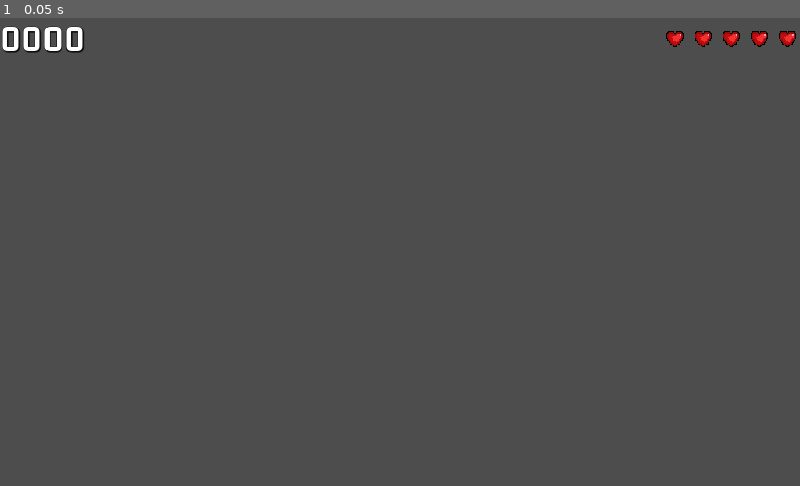
Above: before the commit, frame 1.
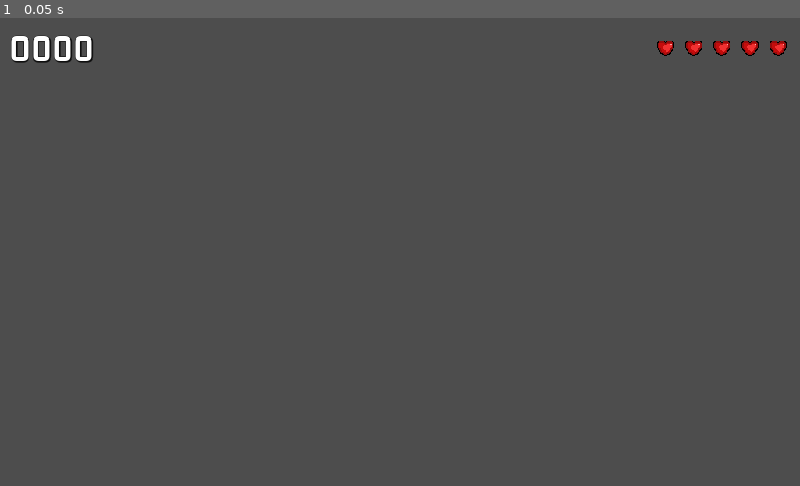
Above: after the commit, the same moment.

Repository: leobewater/godot-foxy-antics
Game: Godot game, scene res://hud/hud.tscn
Same seed, same stepped clock (60 frames per second), same inputs: the game is played once before the commit and once after it. The project has no main scene, so this scene is started directly.
Inputs:
- Up to frame 1 (0.05 s): no input

The runs differ from the first frame. In frame 1, 1.1% of the frame differs, in the area x 0-100%, y 1-10%.

Commit message:
add level complete and game over layers

Diff:
--- /dev/null
+++ b/assets/LG_24_Subtitle.tres
@@ -0,0 +1,10 @@
+[gd_resource type="LabelSettings" load_steps=2 format=3 uid="uid://og1n1yypqcdy"]
+
+[ext_resource type="FontFile" uid="uid://dg5dsdpk2g3ol" path="res://assets/fonts/LuckiestGuy-Regular.ttf" id="1_b32s4"]
+
+[resource]
+font = ExtResource("1_b32s4")
+font_size = 24
+font_color = Color(0.631373, 0.854902, 0.996078, 1)
+outline_size = 2
+outline_color = Color(0.027451, 0.917647, 0.564706, 1)
--- /dev/null
+++ b/assets/LG_64_Title.tres
@@ -0,0 +1,10 @@
+[gd_resource type="LabelSettings" load_steps=2 format=3 uid="uid://crir1ufm6vpip"]
+
+[ext_resource type="FontFile" uid="uid://dg5dsdpk2g3ol" path="res://assets/fonts/LuckiestGuy-Regular.ttf" id="1_ayiv2"]
+
+[resource]
+font = ExtResource("1_ayiv2")
+font_size = 64
+font_color = Color(0.105882, 0.52549, 0.894118, 1)
+outline_size = 2
+outline_color = Color(0.027451, 0.917647, 0.564706, 1)
--- a/hud/hud.tscn
+++ b/hud/hud.tscn
@@ -1,7 +1,9 @@
-[gd_scene load_steps=3 format=3 uid="uid://bb6m0igyhgcko"]
+[gd_scene load_steps=5 format=3 uid="uid://bb6m0igyhgcko"]
 
 [ext_resource type="LabelSettings" uid="uid://ltfl5ex1wvc0" path="res://assets/GL_48_White.tres" id="1_gjql7"]
 [ext_resource type="Texture2D" uid="uid://ugaqpnpkijla" path="res://assets/items/pixel heart 2.png" id="2_jenyn"]
+[ext_resource type="LabelSettings" uid="uid://crir1ufm6vpip" path="res://assets/LG_64_Title.tres" id="3_4sd21"]
+[ext_resource type="LabelSettings" uid="uid://og1n1yypqcdy" path="res://assets/LG_24_Subtitle.tres" id="4_kk84u"]
 
 [node name="HUD" type="Control"]
 layout_mode = 3
@@ -18,6 +20,10 @@
 anchor_bottom = 1.0
 grow_horizontal = 2
 grow_vertical = 2
+theme_override_constants/margin_left = 12
+theme_override_constants/margin_top = 12
+theme_override_constants/margin_right = 12
+theme_override_constants/margin_bottom = 12
 
 [node name="HBox" type="HBoxContainer" parent="MC"]
 layout_mode = 2
@@ -28,6 +34,7 @@
 size_flags_horizontal = 3
 text = "0000"
 label_settings = ExtResource("1_gjql7")
+vertical_alignment = 1
 
 [node name="HBox" type="HBoxContainer" parent="MC/HBox"]
 layout_mode = 2
@@ -56,3 +63,71 @@
 layout_mode = 2
 texture = ExtResource("2_jenyn")
 stretch_mode = 5
+
+[node name="ColorRect" type="ColorRect" parent="."]
+visible = false
+layout_mode = 1
+anchors_preset = 15
+anchor_right = 1.0
+anchor_bottom = 1.0
+grow_horizontal = 2
+grow_vertical = 2
+color = Color(0, 0.00392157, 0.0980392, 0.752941)
+
+[node name="VB_LevelComplete" type="VBoxContainer" parent="ColorRect"]
+visible = false
+layout_mode = 1
+anchors_preset = 8
+anchor_left = 0.5
+anchor_top = 0.5
+anchor_right = 0.5
+anchor_bottom = 0.5
+offset_left = -20.0
+offset_top = -20.0
+offset_right = 20.0
+offset_bottom = 20.0
+grow_horizontal = 2
+grow_vertical = 2
+
+[node name="Label" type="Label" parent="ColorRect/VB_LevelComplete"]
+layout_mode = 2
+text = "LEVEL COMPLETE!"
+label_settings = ExtResource("3_4sd21")
+horizontal_alignment = 1
+vertical_alignment = 1
+
+[node name="Label2" type="Label" parent="ColorRect/VB_LevelComplete"]
+layout_mode = 2
+text = "Press Jump For Next Level"
+label_settings = ExtResource("4_kk84u")
+horizontal_alignment = 1
+vertical_alignment = 1
+
+[node name="VB_GameOver" type="VBoxContainer" parent="ColorRect"]
+visible = false
+layout_mode = 1
+anchors_preset = 8
+anchor_left = 0.5
+anchor_top = 0.5
+anchor_right = 0.5
+anchor_bottom = 0.5
+offset_left = -20.0
+offset_top = -20.0
+offset_right = 20.0
+offset_bottom = 20.0
+grow_horizontal = 2
+grow_vertical = 2
+
+[node name="Label" type="Label" parent="ColorRect/VB_GameOver"]
+layout_mode = 2
+text = "GAME OVER!"
+label_settings = ExtResource("3_4sd21")
+horizontal_alignment = 1
+vertical_alignment = 1
+
+[node name="Label2" type="Label" parent="ColorRect/VB_GameOver"]
+layout_mode = 2
+text = "Press Jump For Main Menu"
+label_settings = ExtResource("4_kk84u")
+horizontal_alignment = 1
+vertical_alignment = 1
